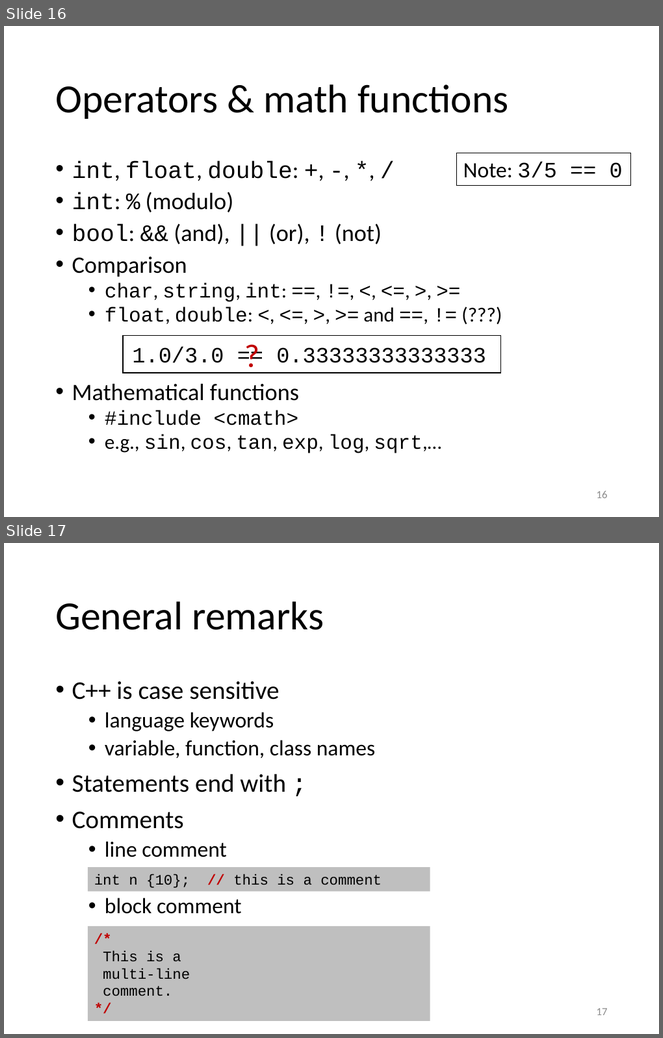
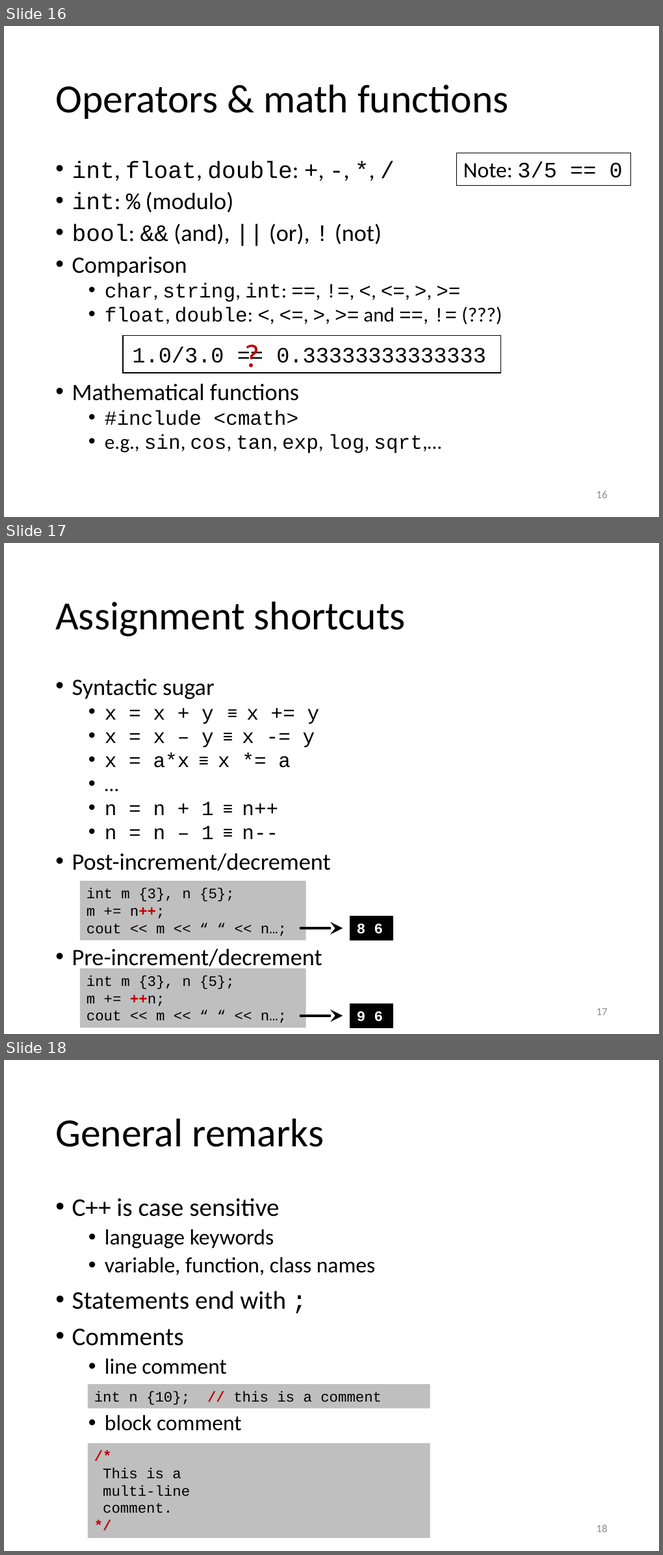
Before and after one commit to gjbex/training-material, a slide deck: CPlusPlus/scientific_cpp.pptx. Shown one above the other, each under a label of ours: slides 16 and 17 before the commit, slides 16, 17 and 18 after it. The pictures are 663x1038 and 663x1555 pixels, drawn with LibreOffice and Linux fonts; fonts in the diff are those of the drawing. Boxes give left, top, right and bottom in pixels: in the first picture for what was removed or moved away, otherwise in the second. Text is boxed around its words. In the diff, an @@ line names an element or a change of style, - is before the commit and + after.

Commit message:
Add slide on assignment shortcuts; add continue statement; add Cppcheck

```diff
--- a/CPlusPlus/scientific_cpp.pptx
+++ b/CPlusPlus/scientific_cpp.pptx
@@ slide 17 added at (4, 543, 659, 1034), background #FFFFFF @@
@@ title added at (55, 601, 406, 637), 44 pt, text #000000 @@
+Assignment shortcuts
@@ text added at (72, 679, 331, 971), 25.9 pt, text #000000 @@
+• Syntactic sugar
+  • x = x + y ≡ x += y
+  • x = x – y ≡ x -= y
+  • x = a*x ≡ x *= a
+  • …
+  • n = n + 1 ≡ n++
+  • n = n – 1 ≡ n--
+• Post-increment/decrement
+• Pre-increment/decrement
@@ rectangle added at (80, 881, 306, 941), fill #BFBFBF, 16 pt, text #000000 @@
+int m {3}, n {5};
+m += n++;
+cout << m << “ “ << n…;
@@ arrow added from (300, 928) to (343, 928), #000000 2.75 pt @@
@@ rectangle added at (350, 917, 393, 941), fill #000000, outline #000000 0.75 pt, 16 pt, text #FFFFFF, bold @@
+8 6
@@ rectangle added at (80, 969, 306, 1029), fill #BFBFBF, 16 pt, text #000000 @@
+int m {3}, n {5};
+m += ++n;
+cout << m << “ “ << n…;
@@ rectangle added at (350, 1005, 393, 1029), fill #000000, outline #000000 0.75 pt, 16 pt, text #FFFFFF, bold @@
+9 6
@@ page number added at (597, 1008, 608, 1016), 12 pt, text #8C8C8C @@
+17
@@ arrow added from (300, 1016) to (343, 1016), #000000 2.75 pt @@
@@ what was slide 17 is now slide 18 @@
@@ page number at (597, 1525, 608, 1533): text changed @@
-17
+18
```
Also in this commit, not shown: 5 slides changed.
